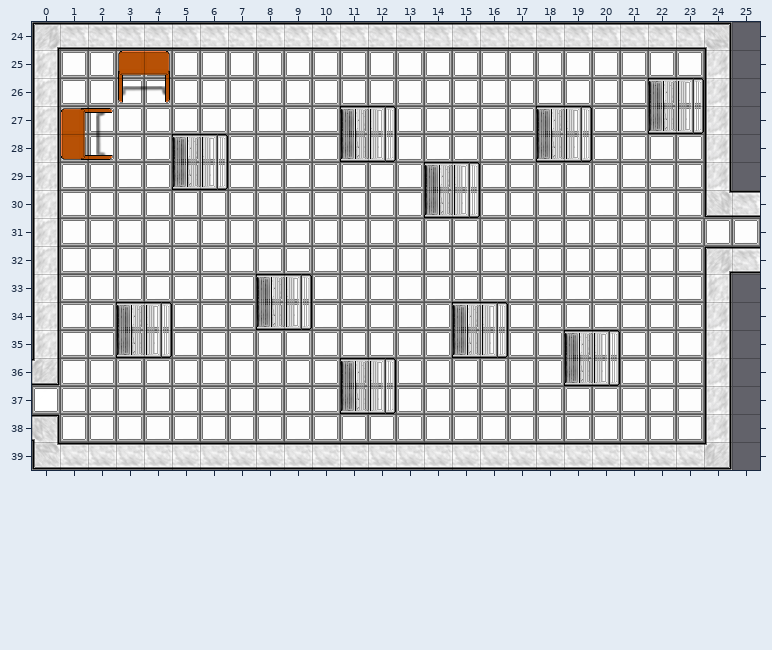
Two states of a Tiled map, assets/tilemaps/level3.tmx. The picture above is the old version.
Cells are 32x32 px. Shown: x 0..25, y 24..39. Tiles whose own drawing changed are shown in their newer look in all pictures.
New version:
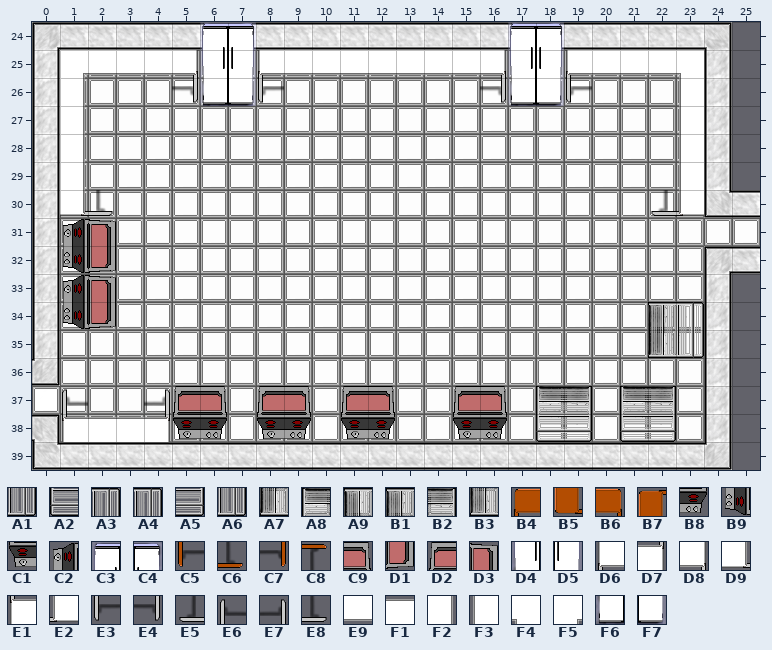
Key: from "newTileset": A1 3 flipped on the other diagonal, A2 3 flipped up-down, A3 3 turned 90, A4 4 flipped on the other diagonal, A5 4 flipped up-down, A6 4 turned 90, A7 23 flipped on the other diagonal, A8 23 flipped up-down, A9 23 turned 90, B1 24 flipped on the other diagonal, B2 24 flipped up-down, B3 24 turned 90, B4 45, B5 45 turned 270, B6 46, B7 46 turned 270, B8 60 turned 180, B9 60 turned 270, C1 61 turned 180, C2 61 turned 270, C3 62, C4 63, C5 65, C6 65 turned 270, C7 66, C8 66 turned 270, C9 80 turned 180, D1 80 turned 270, D2 81 turned 180, D3 81 turned 270, D4 82, D5 83, D6 84, D7 84 turned 180, D8 85, D9 85 flipped on the diagonal, E1 85 turned 180, E2 85 turned 90, E3 86, E4 86 flipped left-right, E5 86 flipped on the other diagonal, E6 86 flipped up-down, E7 86 turned 180, E8 86 turned 270, E9 88, F1 88 turned 180, F2 88 turned 270, F3 88 turned 90, F4 89, F5 89 turned 270, F6 102, F7 103.
__ is an empty cell.
Tiles replaced or removed in this view: A3, A6, A9, B3, B4, B5, B6, B7, C5, C6, C7, C8.
See-through tiles are keyed as they look on the map.
What changed:
Changed rows in their new state; .. is an unchanged cell.
Layer "World":
first column x 1:
25 F5 E9 E9 E9 D8 D4 D5 D6 E9 E9 E9 E9 E9 E9 E9 D8 D4 D5 D6 E9 E9 E9 F4
26 F2 .. __ __ E4 F6 F7 E3 .. .. .. .. .. .. .. E4 F6 F7 E3 .. .. __ F3
27 F2 __ .. .. .. .. .. .. .. .. __ .. .. .. .. .. .. __ .. .. .. __ F3
28 F2 __ .. .. __ .. .. .. .. .. __ .. .. .. .. .. .. __ .. .. .. .. F3
29 F2 .. .. .. __ .. .. .. .. .. .. .. .. __ .. .. .. .. .. .. .. .. F3
30 D9 E8 .. .. .. .. .. .. .. .. .. .. .. __ .. .. .. .. .. .. .. E5 E2
31 C2 D3 .. .. .. .. .. .. .. .. .. .. .. .. .. .. .. .. .. .. .. .. ..
32 B9 D1 .. .. .. .. .. .. .. .. .. .. .. .. .. .. .. .. .. .. .. .. ..
33 C2 D3 .. .. .. .. .. __ .. .. .. .. .. .. .. .. .. .. .. .. .. .. ..
34 B9 D1 __ .. .. .. .. __ .. .. .. .. .. .. __ .. .. .. .. .. .. B1 ..
35 .. .. __ .. .. .. .. .. .. .. .. .. .. .. __ .. .. .. __ .. .. A7 ..
36 .. .. .. .. .. .. .. .. .. .. __ .. .. .. .. .. .. .. __ .. .. .. ..
37 E6 .. .. E7 D2 C9 .. D2 C9 .. D2 C9 .. .. D2 C9 .. A8 B2 .. A8 B2 ..
38 E1 F1 F1 D7 C1 B8 .. C1 B8 .. C1 B8 .. .. C1 B8 .. .. .. .. .. .. ..
Layer "Above Player":
first column x 4:
24 .. .. C3 C4 .. .. .. .. .. .. .. .. .. C3 C4 .. .. .. .. ..
26 .. .. .. .. .. .. .. .. .. .. .. .. .. .. .. .. .. .. .. __
27 .. .. .. .. .. .. .. .. __ .. .. .. .. .. .. __ .. .. .. __
28 .. .. __ .. .. .. .. .. __ .. .. .. .. .. .. __ .. .. .. ..
29 .. .. __ .. .. .. .. .. .. .. .. __ .. .. .. .. .. .. .. ..
30 .. .. .. .. .. .. .. .. .. .. .. __ .. .. .. .. .. .. .. ..
33 .. .. .. .. .. __ .. .. .. .. .. .. .. .. .. .. .. .. .. ..
34 __ .. .. .. .. __ .. .. .. .. .. .. __ .. .. .. .. .. .. A4
35 __ .. .. .. .. .. .. .. .. .. .. .. __ .. .. .. __ .. .. A1
36 .. .. .. .. .. .. .. .. __ .. .. .. .. .. .. .. __ .. .. ..
37 .. .. .. .. .. .. .. .. __ .. .. .. .. .. .. .. .. .. .. ..
38 .. .. .. .. .. .. .. .. .. .. .. .. .. .. A2 A5 .. A2 A5 ..
